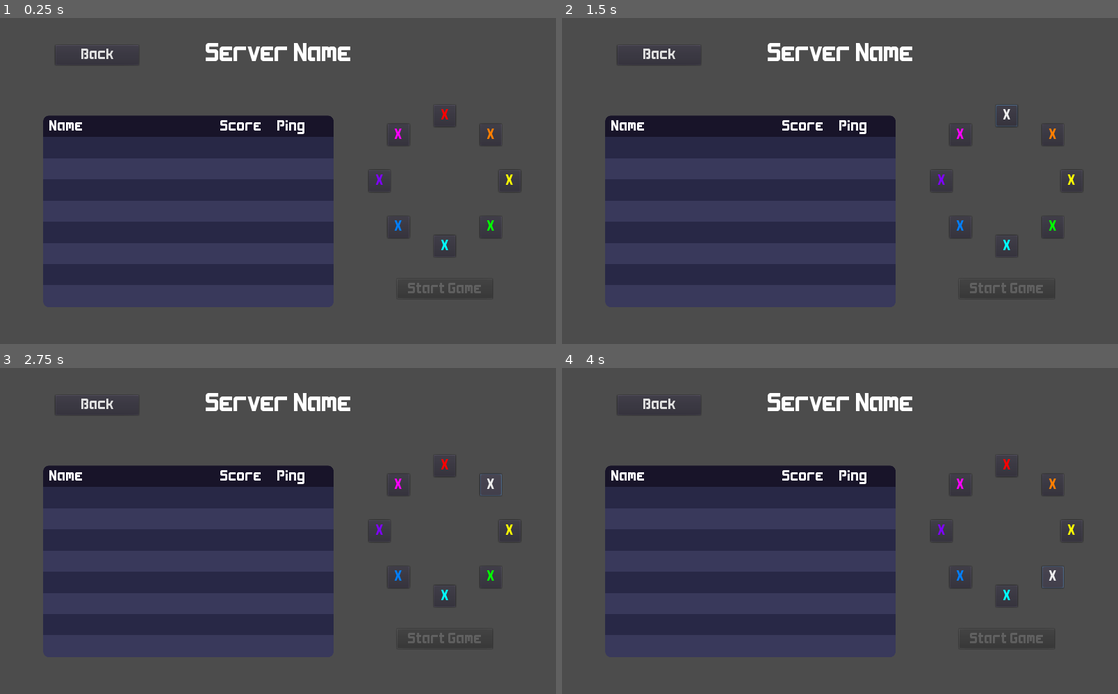
Above: before the commit, frames 1-4 (two rows, left to right).
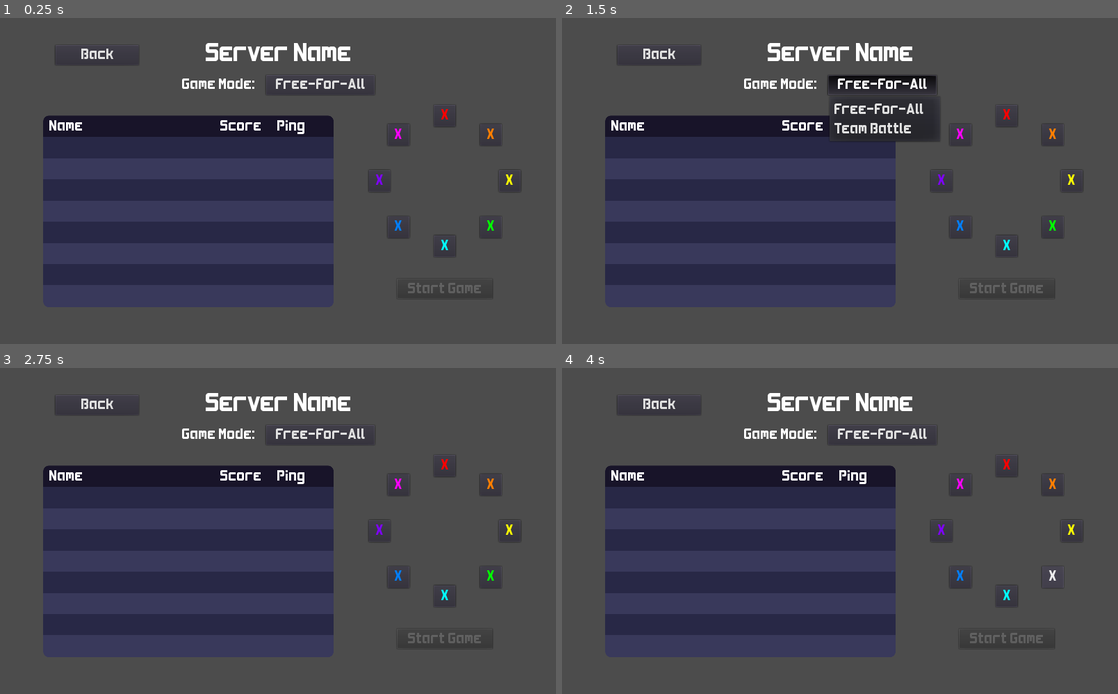
Above: after the commit, the same moments.

Repository: kdreese/godot-3D-shooter-project
Game: Godot game, scene res://src/states/Lobby.tscn
The game is run twice, just before and just after one commit, with the same random seed, the same clock (stepped at 60 frames per second) and the same inputs. This scene is started directly instead of the project's main scene.
Inputs (mouse positions are in pixels of both pictures, inside the frame that each line leads up to):
- Up to frame 1 (0.25 s): no input
- Up to frame 2 (1.5 s): click "X" at 0.5 s; click (884, 86) at 1.25 s, where only the run after the commit has a clickable "Free-For-All"
- Up to frame 3 (2.75 s): click "X" at 2 s
- Up to frame 4 (4 s): click "X" at 2.75 s; click "X" at 3.5 s

The runs differ from the first frame. In frame 1, 0.5% of the frame differs, in the area x 32-67%, y 18-24%; in frame 2, 3.4%, in the area x 32-82%, y 17-38%; in frame 3, 0.5%; in frame 4, 0.5%.

Commit message:
Added team mode.

Diff:
--- a/src/autoload/Multiplayer.gd
+++ b/src/autoload/Multiplayer.gd
@@ -8,6 +8,10 @@
 const DEFAULT_NAME := "Guest"
 const DEFAULT_COLOR := Color8(255, 255, 255)
 
+# Free-for-all mode.
+const MODE_FFA := 0
+# Team battle mode.
+const MODE_TEAM := 1
 
 # Player info, associate ID to data
 var player_info := {}
@@ -15,6 +19,9 @@
 var player_latency := {}
 # Map from player ID to time a ping was sent, for outstanding pings.
 var outstanding_pings := {}
+
+# Variable holding the current game mode, as an ID.
+var game_mode := MODE_FFA
 
 
 func _ready():
--- a/src/objects/Player.gd
+++ b/src/objects/Player.gd
@@ -146,8 +146,10 @@
 	camera.rotation.x = head.rotation.x
 
 
-func on_raycast_hit(_peer_id: int):
-	if is_vulnerable:
+func on_raycast_hit(peer_id: int):
+	var shooter_team_id := Multiplayer.player_info[peer_id].team_id as int
+	# The player ID of this instance (the one that got shot) should just be its name.
+	if is_vulnerable and Multiplayer.player_info[int(name)].team_id != shooter_team_id:
 		rpc("ive_been_hit")
 		ive_been_hit()
 
--- a/src/states/Game.gd
+++ b/src/states/Game.gd
@@ -171,7 +171,7 @@
 
 	$UI/Scoreboard.add_player(player_id)
 	if get_tree().is_network_server():
-		$UI/Scoreboard.rpc("update_score", $UI/Scoreboard.current_score)
+		$UI/Scoreboard.rpc("update_score", $UI/Scoreboard.individual_score)
 
 
 func move_to_spawn_point(my_player: KinematicBody) -> void:
@@ -202,7 +202,7 @@
 	# TODO - Display final scores/winner before going back to lobby
 	# Send back to lobby with updated scores
 	for id in Multiplayer.player_info.keys():
-		Multiplayer.player_info[id].latest_score = $UI/Scoreboard.current_score[id]
+		Multiplayer.player_info[id].latest_score = $UI/Scoreboard.individual_score[id]
 	var error := get_tree().change_scene("res://src/states/Lobby.tscn")
 	assert(not error)
 
--- a/src/states/Lobby.gd
+++ b/src/states/Lobby.gd
@@ -29,9 +29,9 @@
 onready var button_circle := $"%ButtonCircle" as Control
 onready var table := $"%Table" as VBoxContainer
 onready var server_name := $"%ServerName" as Label
-onready var server_url := $"%ServerURL" as Label
 onready var back_button := $"%BackButton" as Button
 onready var start_button := $"%StartButton" as Button
+onready var mode_drop_down := $"%ModeDropDown" as MenuButton
 
 
 # Dictionary from player_id to button/color index.
@@ -48,8 +48,16 @@
 	if get_tree().is_network_server():
 		Multiplayer.player_latency[1] = 0
 	generate_button_grid()
-	update_table()
+	sync_mode(Multiplayer.game_mode)
+	# If colors are already selected (like if a match just ended) preserve them.
+	for player_id in Multiplayer.player_info.keys():
+		if "team_id" in Multiplayer.player_info[player_id]:
+			chosen_colors[player_id] = Multiplayer.player_info[player_id].team_id
+	update_table()
+	update_buttons()
 	var error = Multiplayer.connect("latency_updated", self, "on_latency_update")
+	assert(not error)
+	error = mode_drop_down.get_popup().connect("id_pressed", self, "on_mode_select")
 	assert(not error)
 
 
@@ -59,7 +67,9 @@
 		# The player connecting to us is the server.
 		server_name.text = info.name + "'s Server"
 	elif get_tree().is_network_server():
+		# Sync initial state.
 		Multiplayer.send_ping(player_id)
+		rpc_id(player_id, "sync_mode", Multiplayer.game_mode)
 		rpc_id(player_id, "sync_chosen_colors", chosen_colors)
 		rpc_id(player_id, "sync_pings", Multiplayer.player_latency)
 	update_table()
@@ -91,11 +101,33 @@
 remote func start_game() -> void:
 	for player_id in chosen_colors.keys():
 		Multiplayer.player_info[player_id].color = COLORS[chosen_colors[player_id]]
+		Multiplayer.player_info[player_id].team_id = chosen_colors[player_id]
 	var error := get_tree().change_scene("res://src/states/Game.tscn")
 	assert(not error)
 
 
-# Called when we press a button.
+# Called whenever someone selects a mode from the drop-down.
+# :param new_mode_id: The ID of the selected mode.
+func on_mode_select(new_mode_id: int) -> void:
+	# If we select the same game mode we have already selected, do nothing.
+	if new_mode_id == Multiplayer.game_mode:
+		return
+	sync_mode(new_mode_id)
+	rpc("sync_mode", Multiplayer.game_mode)
+
+
+# Set the game mode to the specified value.
+# :param new_mode_id: The ID of the mode to set.
+remote func sync_mode(new_mode_id: int) -> void:
+	Multiplayer.game_mode = new_mode_id
+	mode_drop_down.text = mode_drop_down.get_popup().get_item_text(new_mode_id)
+	# Because the mode changed, color selections are probably no longer valid. Reset them.
+	chosen_colors = {}
+	update_buttons()
+	update_table()
+
+
+# Called when we press a color button.
 # :param idx: The index of the button/color pressed.
 func on_color_button_press(idx: int) -> void:
 	if get_tree().is_network_server():
@@ -120,9 +152,6 @@
 # :param colors: A map from player ID to button/color index.
 remote func sync_chosen_colors(colors: Dictionary) -> void:
 	chosen_colors = colors
-	for player_id in chosen_colors.keys():
-		if player_id in Multiplayer.player_info:
-			Multiplayer.player_info[player_id]["color"] = COLORS[chosen_colors[player_id]]
 	update_buttons()
 	update_table()
 
@@ -189,12 +218,27 @@
 # Update the enabled/disabled state for all buttons.
 func update_buttons() -> void:
 	for idx in range(len(COLORS)):
-		button_circle.get_node(str(idx)).disabled = (idx in chosen_colors.values())
+		var button := button_circle.get_node(str(idx)) as Button
+		# Do not allow multiple people to select the same color in free-for-all mode.
+		if Multiplayer.game_mode == Multiplayer.MODE_FFA:
+			button.disabled = (idx in chosen_colors.values())
+		else:
+			button.disabled = false
+		# If we are not selecting a button (e.g. after a mode change), clear focus for all buttons.
+		if not (Multiplayer.get_player_id() in chosen_colors):
+			button.focus_mode = Control.FOCUS_NONE
 	if not get_tree().is_network_server():
 		start_button.disabled = true
 	else:
 		var all_players_selected := true
-		for player_id in Multiplayer.player_info.keys():
-			if not (player_id in chosen_colors):
+		var selected_colors := []
+		for player_id in Multiplayer.player_info:
+			if player_id in chosen_colors:
+				if not (chosen_colors[player_id] in selected_colors):
+					selected_colors.append(chosen_colors[player_id])
+			else:
 				all_players_selected = false
-		start_button.disabled = not (all_players_selected and len(chosen_colors.keys()) > 1)
+
+		# Do not allow the game to start unless all players have selected colors and there is more than one team in
+		# total.
+		start_button.disabled = not (all_players_selected and len(selected_colors) > 1)
--- a/src/states/Lobby.tscn
+++ b/src/states/Lobby.tscn
@@ -1,7 +1,6 @@
-[gd_scene load_steps=8 format=2]
+[gd_scene load_steps=7 format=2]
 
 [ext_resource path="res://resources/fonts/BiggerFont.tres" type="DynamicFont" id=1]
-[ext_resource path="res://resources/fonts/DefaultFont.tres" type="DynamicFont" id=2]
 [ext_resource path="res://src/states/Lobby.gd" type="Script" id=3]
 [ext_resource path="res://resources/ui_themes/TableRow1.tres" type="StyleBox" id=4]
 [ext_resource path="res://resources/ui_themes/TableHeader.tres" type="StyleBox" id=5]
@@ -32,14 +31,30 @@
 text = "Server Name"
 align = 1
 
-[node name="ServerURL" type="Label" parent="."]
-unique_name_in_owner = true
-visible = false
-margin_top = 95.0
-margin_right = 1024.0
-custom_fonts/font = ExtResource( 2 )
-text = "thearst3rd.com:42069"
-align = 1
+[node name="HBoxContainer" type="HBoxContainer" parent="."]
+anchor_top = 0.175
+anchor_right = 1.0
+anchor_bottom = 0.2
+size_flags_vertical = 4
+custom_constants/separation = 20
+alignment = 1
+
+[node name="ModeLabel" type="Label" parent="HBoxContainer"]
+margin_left = 332.0
+margin_top = 3.0
+margin_right = 472.0
+margin_bottom = 35.0
+text = "Game Mode:"
+
+[node name="ModeDropDown" type="MenuButton" parent="HBoxContainer"]
+unique_name_in_owner = true
+margin_left = 492.0
+margin_right = 692.0
+margin_bottom = 38.0
+rect_min_size = Vector2( 200, 0 )
+text = "Free-For-All"
+flat = false
+items = [ "Free-For-All", null, 0, false, false, 0, 0, null, "", false, "Team Battle", null, 0, false, false, 1, 0, null, "", false ]
 
 [node name="Table" type="VBoxContainer" parent="."]
 unique_name_in_owner = true
--- a/src/states/PauseMenu.gd
+++ b/src/states/PauseMenu.gd
@@ -3,6 +3,7 @@
 
 onready var disconnect_button := $"%DisconnectButton" as Button
 onready var mouse_sens_slider := $"%MouseSensSlider" as HSlider
+
 
 func _ready() -> void:
 	if get_tree().is_network_server():
--- a/src/states/Scoreboard.gd
+++ b/src/states/Scoreboard.gd
@@ -2,7 +2,18 @@
 extends Control
 
 
-var current_score = {}
+const COLOR_NAMES = [
+	"Red",
+	"Orange",
+	"Yellow",
+	"Green",
+	"Light Blue",
+	"Blue",
+	"Purple",
+	"Pink"
+]
+
+var individual_score = {}
 
 onready var score_grid := $"%ScoreGrid" as GridContainer
 
@@ -12,9 +23,9 @@
 
 
 remote func update_score(new_score: Dictionary) -> void:
-	for id in current_score.keys():
+	for id in individual_score.keys():
 		if id in new_score:
-			current_score[id] = new_score[id]
+			individual_score[id] = new_score[id]
 	update_display()
 
 
@@ -24,34 +35,57 @@
 		score_grid.remove_child(node)
 		node.queue_free()
 
+	var display_score := {}
+	if Multiplayer.game_mode == Multiplayer.MODE_FFA:
+		display_score = individual_score
+	else:
+		display_score = calculate_team_score()
+
 	# Create the new grid.
-	for id in current_score.keys():
-		var player_info = Multiplayer.player_info[id]
+	for id in display_score.keys():
 		var player_label := Label.new()
-		player_label.set("custom_colors/font_color", player_info["color"])
-		player_label.text = player_info["name"]
+		if Multiplayer.game_mode == Multiplayer.MODE_FFA:
+			var player_info = Multiplayer.player_info[id]
+			player_label.set("custom_colors/font_color", player_info["color"])
+			player_label.text = player_info["name"]
+		else:
+			player_label.set("custom_colors/font_color", Lobby.COLORS[id])
+			player_label.text = COLOR_NAMES[id] + " Team"
 		score_grid.add_child(player_label)
 		var score_label := Label.new()
 		score_label.set_align(Label.ALIGN_RIGHT)
-		score_label.text = str(current_score[id])
+		score_label.text = str(display_score[id])
 		score_grid.add_child(score_label)
 
 
+# Calculates the current team scores.
+# :return: A dictionary from color ID to team score.
+func calculate_team_score() -> Dictionary:
+	var result := {}
+	for player_id in individual_score.keys():
+		var team_id := Multiplayer.player_info[player_id]["team_id"] as int
+		if team_id in result.keys():
+			result[team_id] += individual_score[player_id]
+		else:
+			result[team_id] = individual_score[player_id]
+	return result
+
+
 func add_player(id: int) -> void:
-	if not current_score.has(id):
-		current_score[id] = 0
+	if not individual_score.has(id):
+		individual_score[id] = 0
 	update_display()
 
 
 func remove_player(id: int) -> void:
-	if current_score.has(id):
-		current_score.erase(id)
+	if individual_score.has(id):
+		individual_score.erase(id)
 	update_display()
 
 
 func record_score() -> void:
 	var id := Multiplayer.get_player_id() as int
-	current_score[id] = current_score[id] + 1
+	individual_score[id] = individual_score[id] + 1
 	update_display()
 	if get_tree().network_peer:
-		rpc("update_score", current_score)
+		rpc("update_score", individual_score)
